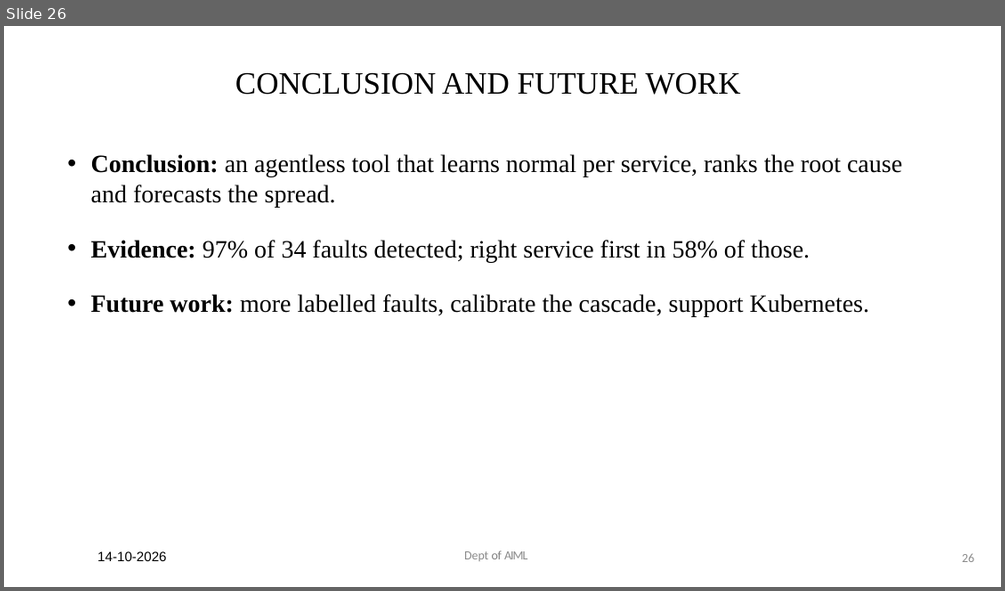
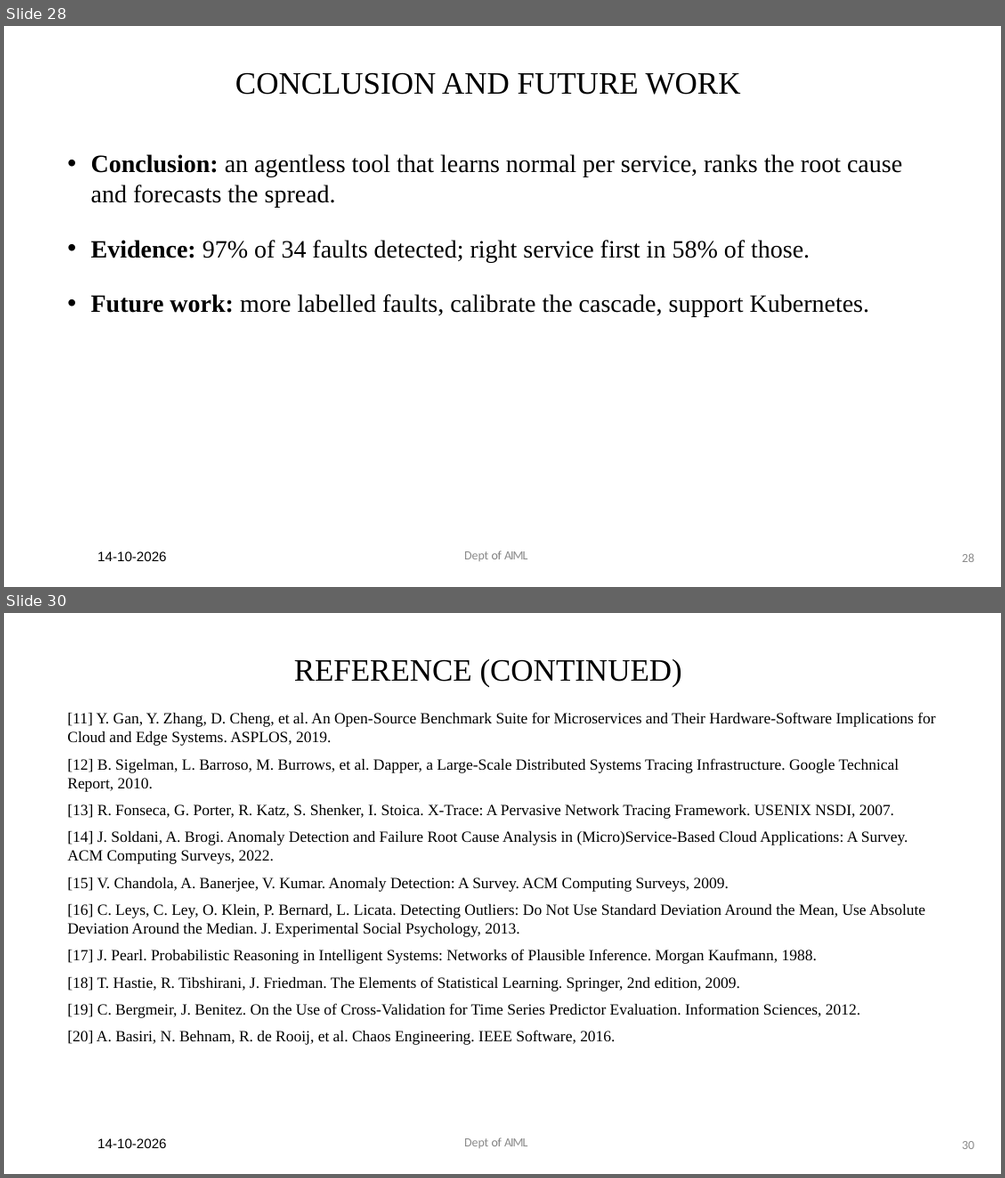
Before and after one commit to Royson-salis-18/microservice-mapper, a slide deck: wiki/Project_Phase_II_presentation.pptx. Shown one above the other, each under a label of ours: slide 26 before the commit, slides 28 and 30 after it; the slides between them are not shown. The pictures are 1005x591 and 1005x1178 pixels, drawn with LibreOffice and Linux fonts; fonts in the diff are those of the drawing. Boxes give left, top, right and bottom in pixels: in the first picture for what was removed or moved away, otherwise in the second. Text is boxed around its words. In the diff, an @@ line names an element or a change of style, - is before the commit and + after.

```diff
--- a/wiki/Project_Phase_II_presentation.pptx
+++ b/wiki/Project_Phase_II_presentation.pptx
@@ slide 30 added at bbox=[4, 613, 1001, 1174], background #FFFFFF @@
@@ title added at bbox=[294, 659, 682, 687], 30 pt, text #000000 @@
+REFERENCE (CONTINUED)
@@ text added at bbox=[67, 712, 935, 1045], 15 pt, text #000000 @@
+[11] Y. Gan, Y. Zhang, D. Cheng, et al. An Open-Source Benchmark Suite for Microservices and Their Hardware-Software Implications for Cloud and Edge Systems. ASPLOS, 2019.
+[12] B. Sigelman, L. Barroso, M. Burrows, et al. Dapper, a Large-Scale Distributed Systems Tracing Infrastructure. Google Technical Report, 2010.
+[13] R. Fonseca, G. Porter, R. Katz, S. Shenker, I. Stoica. X-Trace: A Pervasive Network Tracing Framework. USENIX NSDI, 2007.
+[14] J. Soldani, A. Brogi. Anomaly Detection and Failure Root Cause Analysis in (Micro)Service-Based Cloud Applications: A Survey. ACM Computing Surveys, 2022.
+[15] V. Chandola, A. Banerjee, V. Kumar. Anomaly Detection: A Survey. ACM Computing Surveys, 2009.
+[16] C. Leys, C. Ley, O. Klein, P. Bernard, L. Licata. Detecting Outliers: Do Not Use Standard Deviation Around the Mean, Use Absolute Deviation Around the Median. J. Experimental Social Psychology, 2013.
+[17] J. Pearl. Probabilistic Reasoning in Intelligent Systems: Networks of Plausible Inference. Morgan Kaufmann, 1988.
+[18] T. Hastie, R. Tibshirani, J. Friedman. The Elements of Statistical Learning. Springer, 2nd edition, 2009.
+[19] C. Bergmeir, J. Benitez. On the Use of Cross-Validation for Time Series Predictor Evaluation. Information Sciences, 2012.
+[20] A. Basiri, N. Behnam, R. de Rooij, et al. Chaos Engineering. IEEE Software, 2016.
@@ text added at bbox=[97, 1138, 166, 1148], 13 pt, text #000000 @@
+14-10-2026
@@ text added at bbox=[464, 1137, 527, 1148], 12 pt, text #8C8C8C @@
+Dept of AIML
@@ page number added at bbox=[962, 1141, 974, 1149], 12 pt, text #8C8C8C @@
+30
@@ what was slide 26 is now slide 28 @@
@@ page number at bbox=[962, 553, 974, 562]: text changed @@
-26
+28
```
Also in this commit, not shown: 6 slides changed, 4 other slides added, 2 slides removed.
